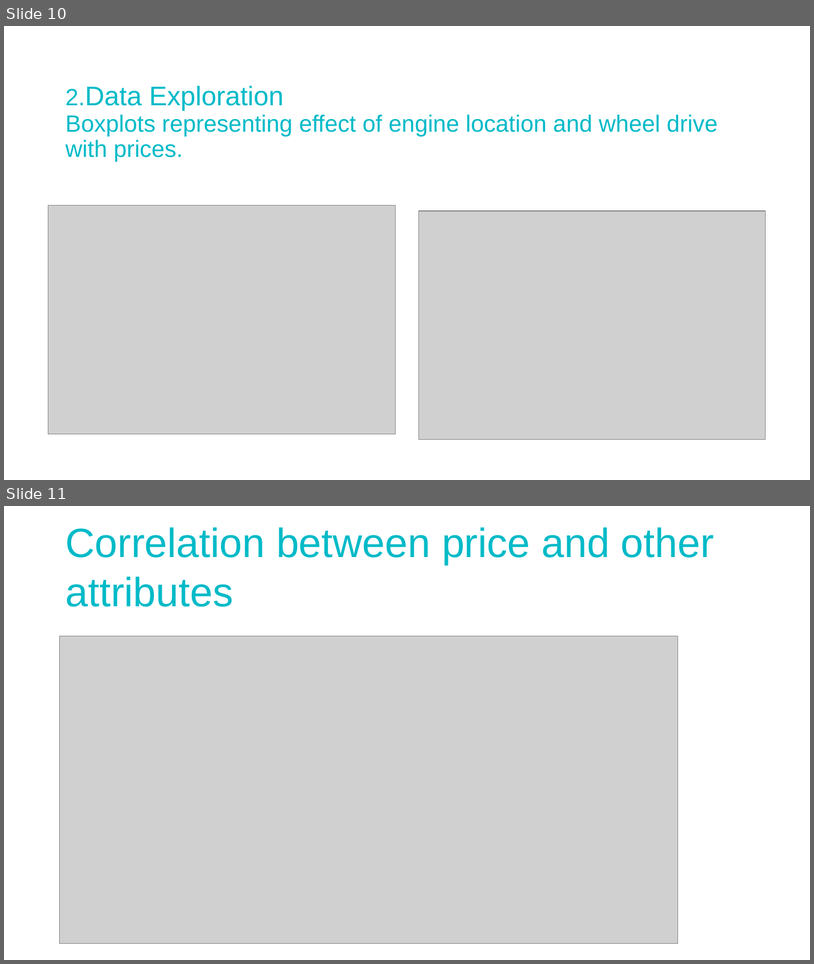
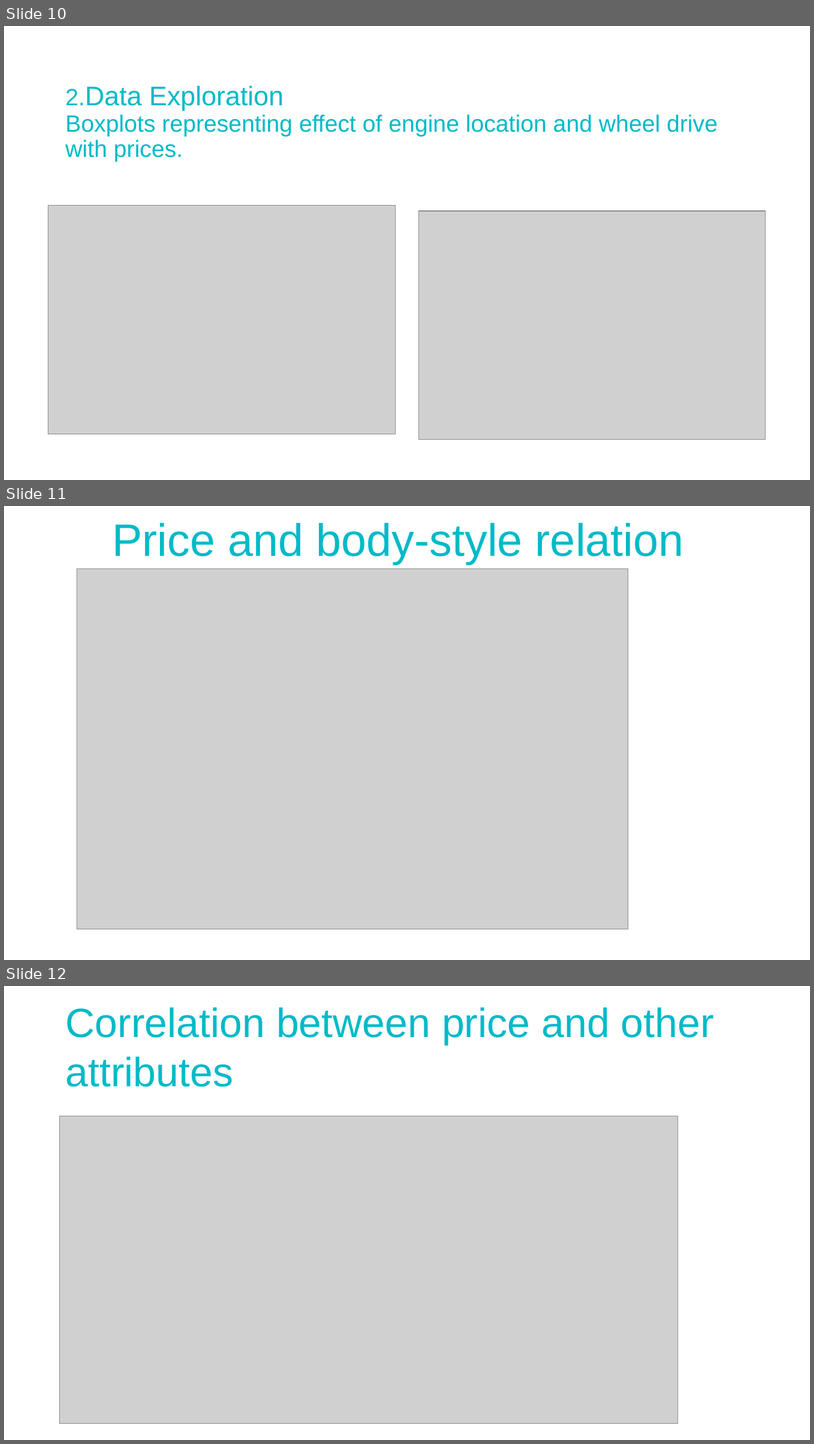
Before and after one commit to fbett5/Project-2_Group-3, a slide deck: AUTOMOBILE DATASET ANALYSIS AND PRICE PREDICTION-1.pptx. Shown one above the other, each under a label of ours: slides 10 and 11 before the commit, slides 10, 11 and 12 after it. The pictures are 814x964 and 814x1444 pixels, drawn with LibreOffice and Linux fonts; fonts in the diff are those of the drawing; grey boxes stand for pictures. Boxes give left, top, right and bottom in pixels: in the first picture for what was removed or moved away, otherwise in the second. Text is boxed around its words. In the diff, an @@ line names an element or a change of style, - is before the commit and + after.

```diff
--- a/AUTOMOBILE DATASET ANALYSIS AND PRICE PREDICTION-1.pptx
+++ b/AUTOMOBILE DATASET ANALYSIS AND PRICE PREDICTION-1.pptx
@@ slide 11 added at [4,506,810,960], background #FFFFFF @@
@@ title added at [112,523,684,564], 54 pt, text gradient #00BAC8 to #203040 @@
+Price and body-style relation
@@ picture added at [77,568,629,929] @@
@@ what was slide 11 is now slide 12 @@
```
Also in this commit, not shown: 4 slides changed.
